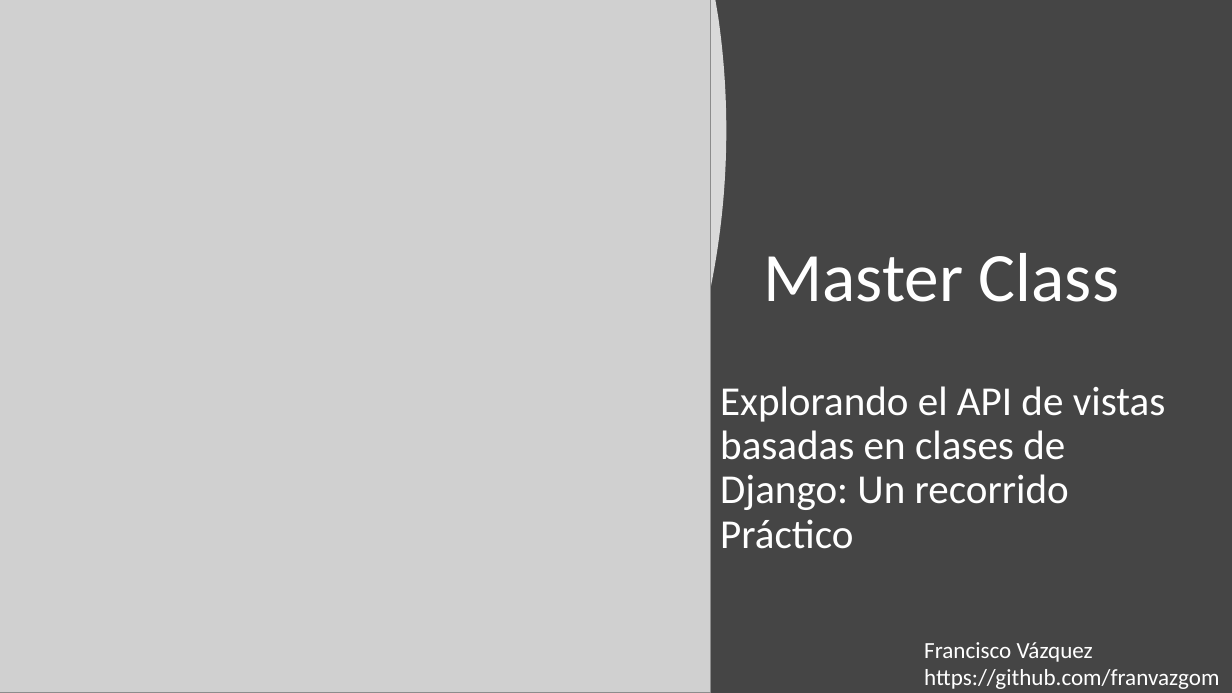
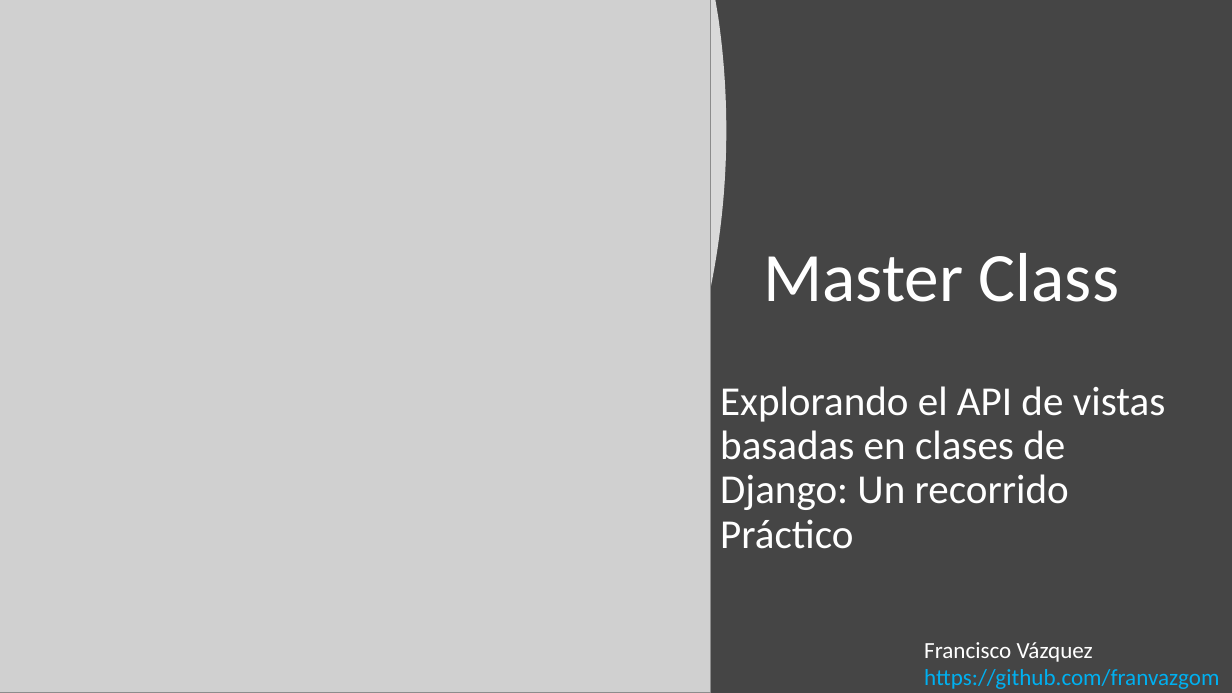
Before and after one commit to franvazgom/masterClassCBV, a slide deck: slide 1 of docs/MasterClassEnero2024.pptx. Drawn at 1232x693 pixels with LibreOffice and Linux fonts; fonts in the diff are those of the drawing; grey boxes stand for pictures. Boxes give left, top, right and bottom in pixels: in the first picture for what was removed or moved away, otherwise in the second. Text is boxed around its words. In the diff, an @@ line names an element or a change of style, - is before the commit and + after.

```diff
--- a/docs/MasterClassEnero2024.pptx
+++ b/docs/MasterClassEnero2024.pptx
@@ text at (924,669,1219,689): text colour #FFFFFF to #00B0F0 in "https://github.com/franvazgom" @@
```
Also in this commit, not shown: 3 other slides changed, 1 other file.
